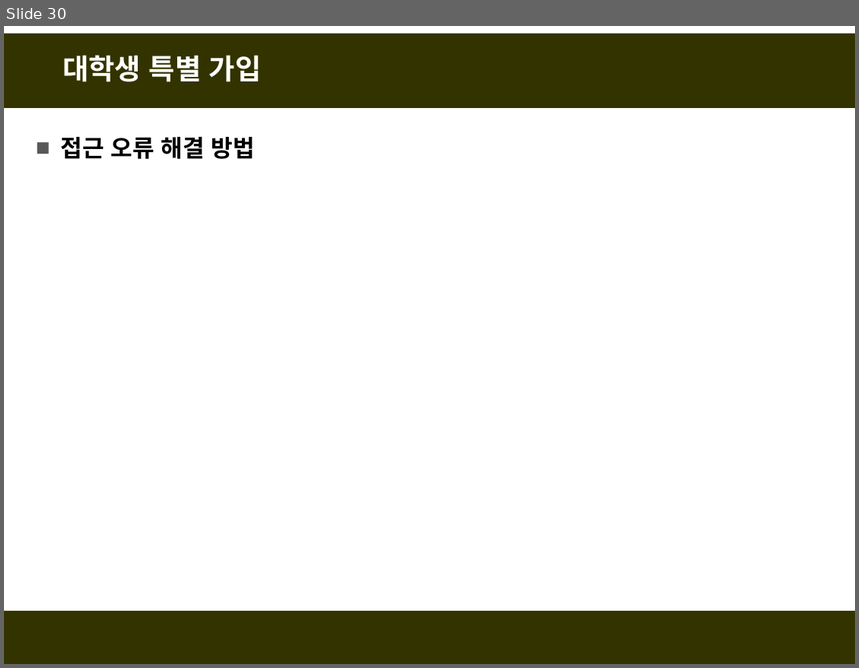
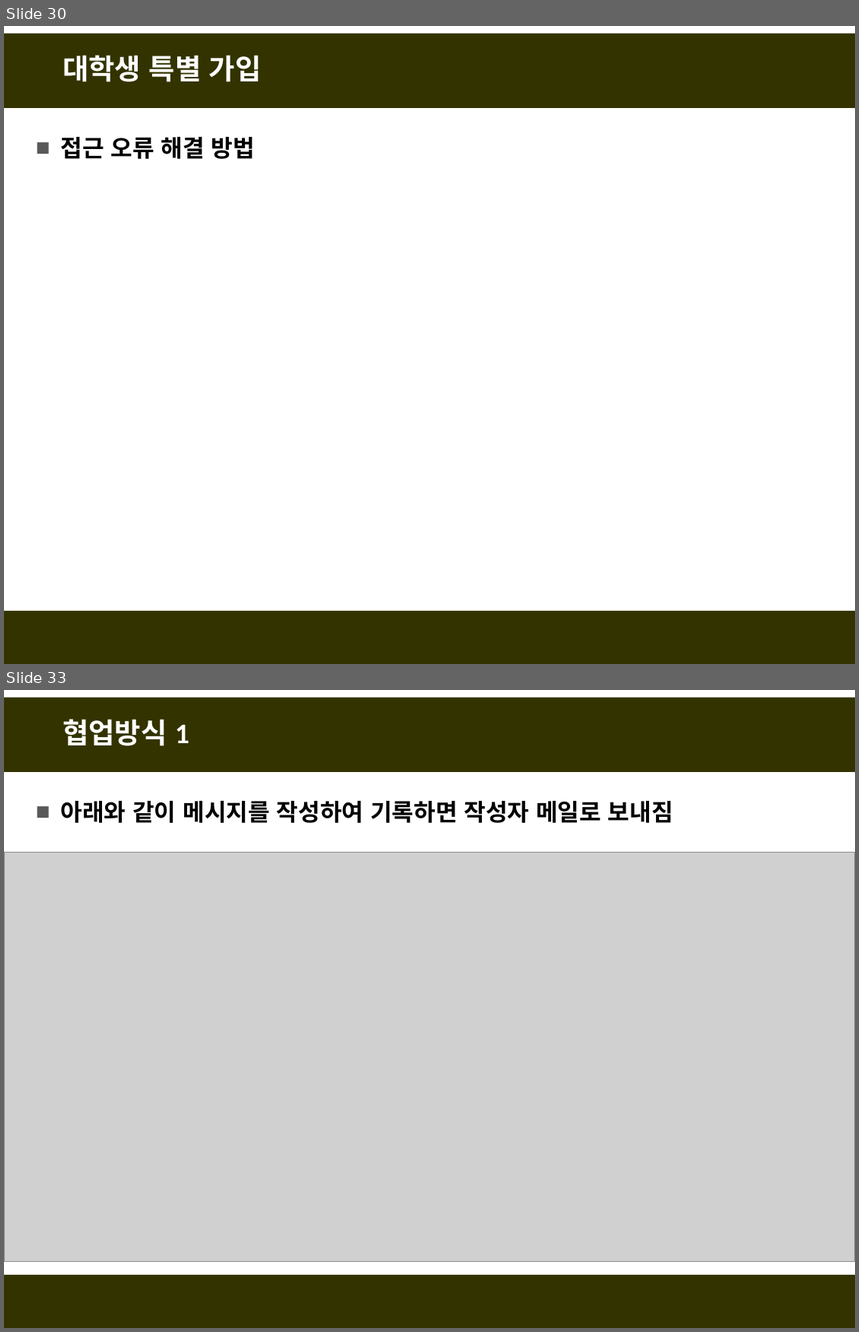
Before and after one commit to fasthill/github-lecture, a slide deck: git및github첫걸음4-협업하기.pptx. Shown one above the other, each under a label of ours: slide 30 before the commit, slides 30 and 33 after it; the slides between them are not shown. The pictures are 859x668 and 859x1332 pixels, drawn with LibreOffice and Linux fonts; fonts in the diff are those of the drawing; grey boxes stand for pictures. Boxes give left, top, right and bottom in pixels: in the first picture for what was removed or moved away, otherwise in the second. Text is boxed around its words. In the diff, an @@ line names an element or a change of style, - is before the commit and + after.

```diff
--- a/git및github첫걸음4-협업하기.pptx
+++ b/git및github첫걸음4-협업하기.pptx
@@ slide 33 added at (4, 690, 855, 1328), background #FFFFFF; not listed: 2 template elements that a slide beside it also shows @@
@@ title added at (63, 719, 189, 746), 24 pt, text #FFFFFF, bold @@
+협업방식 1
@@ text added at (61, 801, 674, 823), 20 pt, text #000000, bold @@
+■ 아래와 같이 메시지를 작성하여 기록하면 작성자 메일로 보내짐
@@ picture added at (4, 853, 855, 1262) @@
```
Also in this commit, not shown: 15 other slides added.
